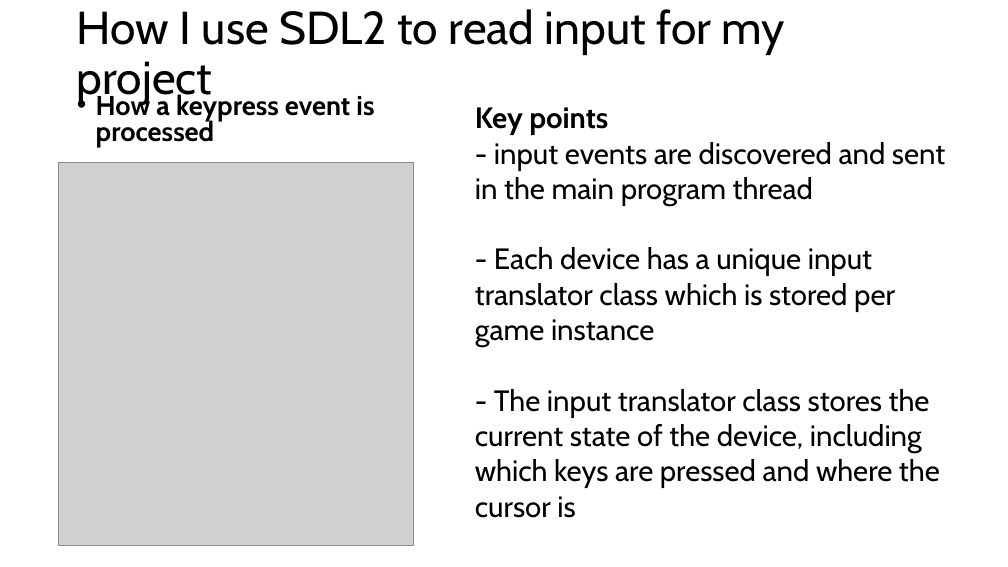
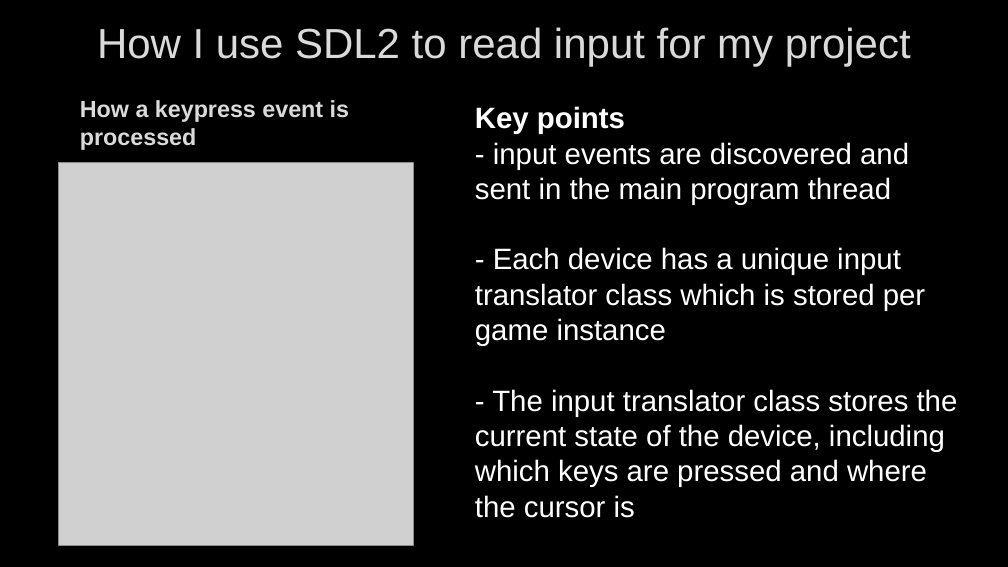
Before and after one commit to Henry-Frodsham/RTS-LCM-Game, a slide deck: slide 11 of documents/Henry Frodsham FYP.pptx (slide 9 before the commit). Drawn at 1008x567 pixels with LibreOffice and Linux fonts; fonts in the diff are those of the drawing; grey boxes stand for pictures; background and template pictures are left out. Boxes give left, top, right and bottom in pixels: in the first picture for what was removed or moved away, otherwise in the second. Text is boxed around its words. In the diff, an @@ line names an element or a change of style, - is before the commit and + after.

```diff
--- a/documents/Henry Frodsham FYP.pptx
+++ b/documents/Henry Frodsham FYP.pptx
@@ background #FFFFFF to picture (left out) @@
@@ title "How I use SDL2 to ..." moved from (x1=77, y1=9, x2=785, y2=105) to (x1=97, y1=27, x2=911, y2=66) @@
@@ title "How I use SDL2 to ..." at (x1=97, y1=27, x2=911, y2=66): size 44 to 40 pt, font Cabin to Arial, text colour #000000 to #DADADA, letter outline none to #404040 0.75 pt; alignment left to centre; line spacing 0.9 to 1 @@
@@ text "How a keypress event is ..." at (x1=80, y1=100, x2=349, y2=150): size 25.9 to 22.2 pt, font Cabin to Arial, text colour #000000 to #DADADA, letter outline none to #404040 0.75 pt; bullet • to none; line spacing 0.8 to 1 @@
@@ text "Key points - input events ..." at (x1=475, y1=106, x2=958, y2=518): font Cabin to Arial, text colour #000000 to #FFFFFF @@
```
Also in this commit, not shown: 9 other slides changed, 4 slides added, 2 slides removed, 5 other files.
